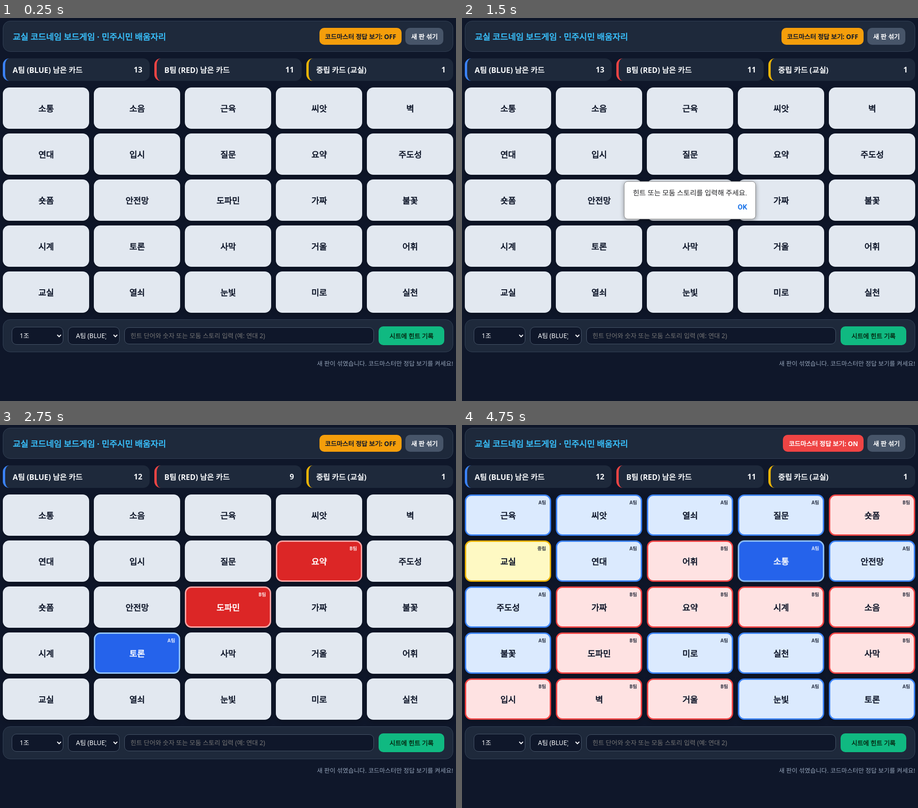
Above: before the commit, frames 1-4 (two rows, left to right).
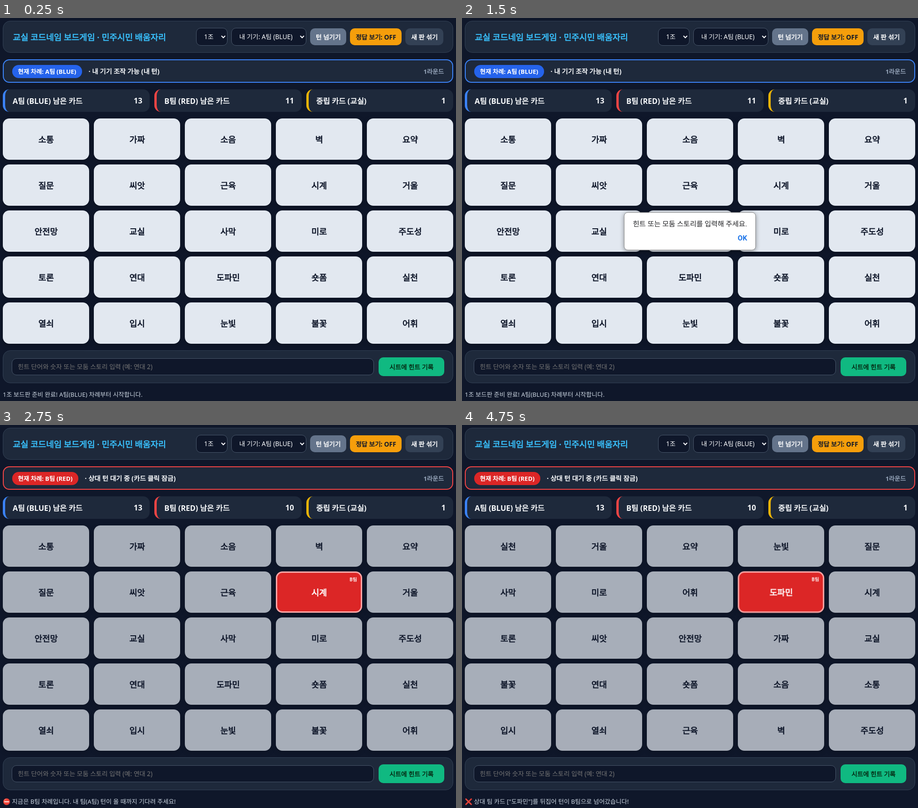
Above: after the commit, the same moments.

Repository: simjaehui/codename-boardgame
Game: browser game, page index.html
Same seed, same stepped clock (60 frames per second), same inputs: the game is played once before the commit and once after it. When the page shows a pop-up message, it is drawn as a white box for half a second while everything else waits; a line starting with > is the answer the replay typed.
Inputs (mouse positions are in pixels of both pictures, inside the frame that each line leads up to; where the layout moved, square brackets give the same spot in the first picture):
- Up to frame 1 (0.25 s): no input
- Up to frame 2 (1.5 s): click "시트에 힌트 기록" at 1.27 s
- Up to frame 3 (2.75 s): click (319, 593) [319, 562] at 1.87 s; click (228, 639) [228, 608] at 2.02 s; click (136, 685) [136, 654] at 2.47 s
- Up to frame 4 (4.75 s): click (790, 444) at 3.07 s, where only the run after the commit has a clickable "턴 넘기기"; click (781, 593) [781, 562] at 3.67 s; click "새 판 섞기" at 4.27 s; click (781, 593) [781, 562] at 4.52 s

The runs differ from the first frame. In frame 1, 31% of the frame differs, in the area x 0-100%, y 2-100%; in frame 2, 35%; in frame 3, 67%; in frame 4, 68%.

Commit message:
Update index.html

Diff:
--- a/index.html
+++ b/index.html
@@ -3,7 +3,7 @@
 <head>
   <meta charset="UTF-8" />
   <meta name="viewport" content="width=device-width, initial-scale=1.0" />
-  <title>교실 코드네임 보드게임</title>
+  <title>교실 코드네임 보드게임 · 턴 교대 버전</title>
   <script src="https://cdnjs.cloudflare.com/ajax/libs/gsap/3.12.5/gsap.min.js"></script>
   <style>
     * { box-sizing: border-box; margin: 0; padding: 0; }
@@ -45,10 +45,35 @@
     }
     select, input { background: #0f172a; color: #f8fafc; }
     button { cursor: pointer; font-weight: 700; border: none; transition: filter 0.15s; }
-    button:hover { filter: brightness(1.08); }
+    button:hover:not(:disabled) { filter: brightness(1.08); }
+    button:disabled { opacity: 0.45; cursor: not-allowed; }
     .btn-master { background: #f59e0b; color: #0f172a; }
     .btn-master.active { background: #ef4444; color: #fff; }
-    .btn-reset { background: #475569; color: #fff; }
+    .btn-pass { background: #64748b; color: #fff; }
+    .btn-reset { background: #334155; color: #fff; }
+
+    .turn-banner {
+      background: #1e293b;
+      border: 2px solid #3b82f6;
+      border-radius: 14px;
+      padding: 12px 18px;
+      display: flex;
+      flex-wrap: wrap;
+      justify-content: space-between;
+      align-items: center;
+      gap: 10px;
+      font-weight: 800;
+    }
+    .turn-banner.red-turn { border-color: #ef4444; }
+    .turn-pill {
+      padding: 5px 12px;
+      border-radius: 999px;
+      font-size: 13px;
+      background: #2563eb;
+      color: #fff;
+    }
+    .turn-banner.red-turn .turn-pill { background: #dc2626; }
+
     .scoreboard {
       display: grid;
       grid-template-columns: repeat(3, 1fr);
@@ -67,6 +92,7 @@
     .score-blue { border-left-color: #3b82f6; }
     .score-red { border-left-color: #ef4444; }
     .score-neutral { border-left-color: #eab308; }
+
     .grid-5x5 {
       display: grid;
       grid-template-columns: repeat(5, 1fr);
@@ -93,35 +119,40 @@
       box-shadow: 0 4px 12px rgba(0,0,0,0.25);
       border: 3px solid transparent;
     }
+    .card.locked {
+      cursor: not-allowed;
+      opacity: 0.72;
+    }
     .card.peek-BLUE { border-color: #3b82f6; background: #dbeafe; }
     .card.peek-RED { border-color: #ef4444; background: #fee2e2; }
     .card.peek-NEUTRAL { border-color: #eab308; background: #fef9c3; }
-    .card.revealed-BLUE { background: #2563eb; color: #fff; border-color: #93c5fd; }
-    .card.revealed-RED { background: #dc2626; color: #fff; border-color: #fca5a5; }
-    .card.revealed-NEUTRAL { background: #ca8a04; color: #fff; border-color: #fef08a; }
+    .card.revealed-BLUE { background: #2563eb; color: #fff; border-color: #93c5fd; cursor: default; }
+    .card.revealed-RED { background: #dc2626; color: #fff; border-color: #fca5a5; cursor: default; }
+    .card.revealed-NEUTRAL { background: #ca8a04; color: #fff; border-color: #fef08a; cursor: default; }
     .role-badge {
       position: absolute;
       top: 6px;
       right: 8px;
       font-size: 10px;
       font-weight: 800;
-      opacity: 0.85;
-    }
+      opacity: 0.9;
+    }
+
     .story-bar {
       background: #1e293b;
       border: 1px solid #334155;
       border-radius: 16px;
       padding: 14px 18px;
       display: grid;
-      grid-template-columns: 110px 110px 1fr 140px;
+      grid-template-columns: 1fr 140px;
       gap: 10px;
       align-items: center;
     }
     @media (max-width: 760px) {
-      .story-bar { grid-template-columns: 1fr 1fr; }
+      .story-bar { grid-template-columns: 1fr; }
     }
     .btn-submit { background: #10b981; color: #052e16; padding: 10px 14px; }
-    .status-msg { font-size: 13px; color: #94a3b8; text-align: right; }
+    .status-msg { font-size: 13px; color: #cbd5e1; }
   </style>
 </head>
 <body>
@@ -129,9 +160,32 @@
     <div class="header">
       <div class="brand">교실 코드네임 보드게임 · 민주시민 배움자리</div>
       <div class="controls">
-        <button class="btn-master" id="master-btn" onclick="toggleMaster()">코드마스터 정답 보기: OFF</button>
+        <select id="group-no" onchange="resetBoard()">
+          <option value="1">1조</option>
+          <option value="2">2조</option>
+          <option value="3">3조</option>
+          <option value="4">4조</option>
+          <option value="5">5조</option>
+          <option value="6">6조</option>
+          <option value="7">7조</option>
+          <option value="8">8조</option>
+        </select>
+        <select id="my-team" onchange="render()">
+          <option value="BLUE">내 기기: A팀 (BLUE)</option>
+          <option value="RED">내 기기: B팀 (RED)</option>
+        </select>
+        <button class="btn-pass" onclick="passTurn()">턴 넘기기</button>
+        <button class="btn-master" id="master-btn" onclick="toggleMaster()">정답 보기: OFF</button>
         <button class="btn-reset" onclick="resetBoard()">새 판 섞기</button>
       </div>
+    </div>
+
+    <div class="turn-banner" id="turn-banner">
+      <div>
+        <span class="turn-pill" id="turn-pill">현재 차례: A팀 (BLUE)</span>
+        <span id="turn-lock-msg" style="margin-left: 10px; font-size: 14px;"></span>
+      </div>
+      <div id="round-info" style="font-size: 13px; color: #94a3b8;">1라운드</div>
     </div>
 
     <div class="scoreboard">
@@ -152,24 +206,10 @@
     <div class="grid-5x5" id="board"></div>
 
     <div class="story-bar">
-      <select id="group-no">
-        <option value="1조">1조</option>
-        <option value="2조">2조</option>
-        <option value="3조">3조</option>
-        <option value="4조">4조</option>
-        <option value="5조">5조</option>
-        <option value="6조">6조</option>
-        <option value="7조">7조</option>
-        <option value="8조">8조</option>
-      </select>
-      <select id="selected-team">
-        <option value="A팀">A팀 (BLUE)</option>
-        <option value="B팀">B팀 (RED)</option>
-      </select>
       <input type="text" id="group-story" placeholder="힌트 단어와 숫자 또는 모둠 스토리 입력 (예: 연대 2)" />
       <button class="btn-submit" id="save-btn" onclick="saveStoryToSheet()">시트에 힌트 기록</button>
     </div>
-    <div class="status-msg" id="status-msg">카드를 클릭하면 서버 대기 없이 즉시 뒤집힙니다.</div>
+    <div class="status-msg" id="status-msg">내 팀 차례일 때만 카드를 누를 수 있습니다. 상대 팀 카드나 중립 카드를 누르면 즉시 턴이 넘어갑니다!</div>
   </div>
 
   <script>
@@ -192,46 +232,101 @@
     ];
 
     let cards = [];
+    let currentTurn = "BLUE";
+    let roundCount = 1;
+    let seedOffset = 0;
     let isMaster = false;
     let lastClickedWord = "";
 
-    function shuffle(arr) {
+    function seededShuffle(arr, seed) {
       const copy = [...arr];
+      let s = seed * 9301 + 49297;
       for (let i = copy.length - 1; i > 0; i--) {
-        const j = Math.floor(Math.random() * (i + 1));
+        s = (s * 9301 + 49297) % 233280;
+        const j = Math.floor((s / 233280) * (i + 1));
         [copy[i], copy[j]] = [copy[j], copy[i]];
       }
       return copy;
     }
 
-    function resetBoard() {
-      cards = shuffle(INITIAL_WORDS).map((item, idx) => ({
+    function resetBoard(keepSeed = false) {
+      if (!keepSeed) seedOffset += 1;
+      const groupNum = parseInt(document.getElementById("group-no").value, 10) || 1;
+      const mixed = seededShuffle(INITIAL_WORDS, groupNum * 100 + seedOffset);
+      cards = mixed.map((item, idx) => ({
         id: idx,
         word: item.word,
         role: item.role,
         revealed: false
       }));
+      currentTurn = "BLUE";
+      roundCount = 1;
       render();
-      document.getElementById("status-msg").textContent = "새 판이 섞였습니다. 코드마스터만 정답 보기를 켜세요!";
+      document.getElementById("status-msg").textContent =
+        `${groupNum}조 보드판 준비 완료! A팀(BLUE) 차례부터 시작합니다.`;
+    }
+
+    function switchTurn(reasonText) {
+      if (currentTurn === "RED") roundCount += 1;
+      currentTurn = currentTurn === "BLUE" ? "RED" : "BLUE";
+      document.getElementById("status-msg").textContent = reasonText;
+    }
+
+    function passTurn() {
+      const fromTeam = currentTurn === "BLUE" ? "A팀" : "B팀";
+      switchTurn(`${fromTeam}에서 턴을 넘겼습니다. 이제 ${currentTurn === "BLUE" ? "A팀" : "B팀"} 차례입니다.`);
+      render();
     }
 
     function toggleMaster() {
       isMaster = !isMaster;
       const btn = document.getElementById("master-btn");
-      btn.textContent = `코드마스터 정답 보기: ${isMaster ? "ON" : "OFF"}`;
+      btn.textContent = `정답 보기: ${isMaster ? "ON" : "OFF"}`;
       btn.classList.toggle("active", isMaster);
       render();
     }
 
     function flipCard(idx) {
+      const myTeam = document.getElementById("my-team").value;
       const card = cards[idx];
+
       if (card.revealed) return;
+      if (myTeam !== currentTurn) {
+        document.getElementById("status-msg").textContent =
+          `⛔ 지금은 ${currentTurn === "BLUE" ? "A팀" : "B팀"} 차례입니다. 내 팀(${myTeam === "BLUE" ? "A팀" : "B팀"}) 턴이 올 때까지 기다려 주세요!`;
+        return;
+      }
+
       card.revealed = true;
       lastClickedWord = card.word;
-      render(idx);
+
+      if (card.role === currentTurn) {
+        document.getElementById("status-msg").textContent =
+          `✅ 정답 카드 ["${card.word}"]! ${currentTurn === "BLUE" ? "A팀" : "B팀"} 턴이 이어집니다.`;
+        render(idx);
+      } else if (card.role === "NEUTRAL") {
+        switchTurn(`🟡 중립 카드 ["${card.word}"]를 뒤집어 턴이 ${currentTurn === "BLUE" ? "B팀" : "A팀"}으로 넘어갔습니다!`);
+        render(idx);
+      } else {
+        const nextTeamLabel = card.role === "BLUE" ? "A팀" : "B팀";
+        switchTurn(`❌ 상대 팀 카드 ["${card.word}"]를 뒤집어 턴이 ${nextTeamLabel}으로 넘어갔습니다!`);
+        render(idx);
+      }
     }
 
     function render(animatedIdx = -1) {
+      const myTeam = document.getElementById("my-team").value;
+      const isMyTurn = myTeam === currentTurn;
+
+      const banner = document.getElementById("turn-banner");
+      banner.classList.toggle("red-turn", currentTurn === "RED");
+      document.getElementById("turn-pill").textContent =
+        `현재 차례: ${currentTurn === "BLUE" ? "A팀 (BLUE)" : "B팀 (RED)"}`;
+      document.getElementById("turn-lock-msg").textContent = isMyTurn
+        ? "· 내 기기 조작 가능 (내 턴)"
+        : "· 상대 턴 대기 중 (카드 클릭 잠금)";
+      document.getElementById("round-info").textContent = `${roundCount}라운드`;
+
       const board = document.getElementById("board");
       board.innerHTML = "";
 
@@ -248,8 +343,9 @@
         el.className = "card";
         if (c.revealed) {
           el.classList.add(`revealed-${c.role}`);
-        } else if (isMaster) {
-          el.classList.add(`peek-${c.role}`);
+        } else {
+          if (!isMyTurn) el.classList.add("locked");
+          if (isMaster) el.classList.add(`peek-${c.role}`);
         }
 
         const roleLabel = c.role === "BLUE" ? "A팀" : c.role === "RED" ? "B팀" : "중립";
@@ -271,8 +367,8 @@
     }
 
     async function saveStoryToSheet() {
-      const groupNo = document.getElementById("group-no").value;
-      const selectedTeam = document.getElementById("selected-team").value;
+      const groupNo = document.getElementById("group-no").value + "조";
+      const selectedTeam = document.getElementById("my-team").value === "BLUE" ? "A팀" : "B팀";
       const groupStory = document.getElementById("group-story").value.trim();
 
       if (!groupStory) {
@@ -281,7 +377,7 @@
       }
       if (!GAS_WEBAPP_URL) {
         document.getElementById("status-msg").textContent =
-          `[로컬 기록됨] ${groupNo} ${selectedTeam} · 선택단어: ${lastClickedWord || "-"} · 스토리: "${groupStory}" (GAS URL 입력 시 시트에도 저장)`;
+          `[로컬 기록됨] ${groupNo} ${selectedTeam} · 선택단어: ${lastClickedWord || "-"} · 스토리: "${groupStory}"`;
         document.getElementById("group-story").value = "";
         return;
       }
@@ -299,12 +395,12 @@
           groupStory
         })
       });
-      document.getElementById("status-msg").textContent = `✅ ${groupNo} ${selectedTeam} 기록이 시트(Questions)에 저장되었습니다.`;
+      document.getElementById("status-msg").textContent = `✅ ${groupNo} ${selectedTeam} 기록이 시트에 저장되었습니다.`;
       document.getElementById("group-story").value = "";
       btn.disabled = false;
     }
 
-    resetBoard();
+    resetBoard(true);
   </script>
 </body>
 </html>
